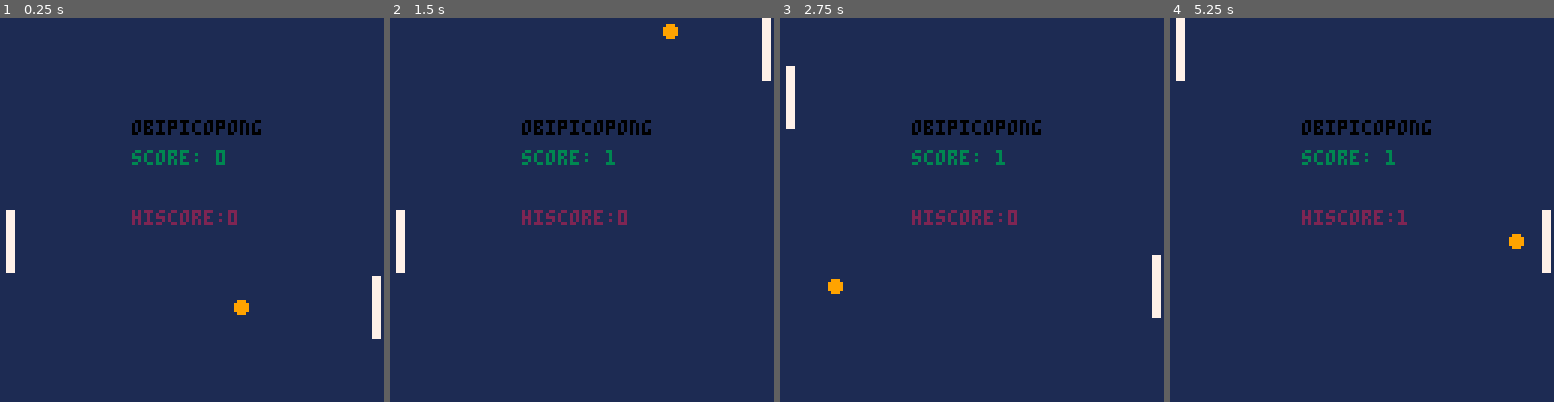
Above: before the commit, frames 1-4 (left to right).
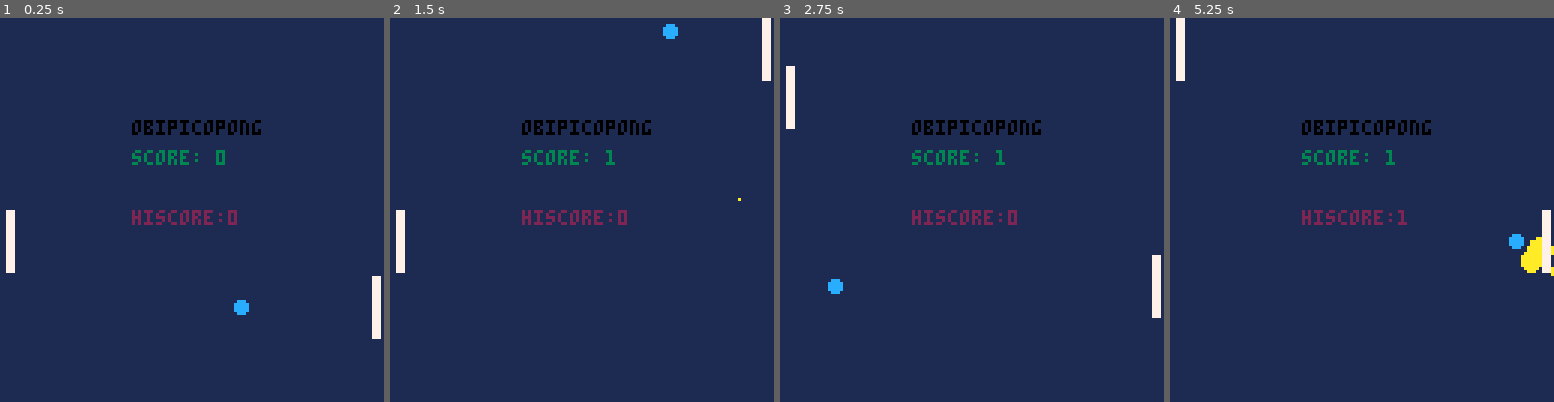
Above: after the commit, the same moments.

Repository: JelleVisser/picopong
Game: PICO-8 cartridge obipicopong.p8
Same seed, same stepped clock (60 frames per second), same inputs: the game is played once before the commit and once after it.
Inputs:
- Up to frame 1 (0.25 s): no input
- Up to frame 2 (1.5 s): tap X (X key) at 0.33, 1.07 s
- Up to frame 3 (2.75 s): tap X (X key) at 1.85 s; hold Up 2.15-2.42 s
- Up to frame 4 (5.25 s): tap X (X key) at 2.97, 4.08, 5.2 s; hold Down 3.63-3.97 s; hold Up 4.73-5.03 s

The runs differ from the first frame. In frame 1, 0.1% of the frame differs, in the area x 60-65%, y 73-78%; in frame 2, 0.1%; in frame 3, 0.1%; in frame 4, 0.5%, in the area x 88-100%, y 56-68%.

Commit message:
Add particle effect on collision

Diff:
--- a/obipicopong.p8
+++ b/obipicopong.p8
@@ -41,10 +41,13 @@
 	player_update()
 	ball_update()
 	opponent_update()
+	particles_update()
 end
 
 function _draw()
 	cls(1)
+
+	particles_draw()
 
 	print("obipicopong", 44,34,0)
 	print("score: "..score, 44, 44,3)
@@ -56,7 +59,7 @@
 
 	rectfill(p.x,p.y,p.x+p.w,p.y+p.h,7)
 	rectfill(o.x,o.y,o.x+o.w,o.y+o.h,7)
-	circfill(ball.x,ball.y,ball.size,9)
+	circfill(ball.x,ball.y,ball.size,12)
 
 end
 -->8
@@ -106,6 +109,7 @@
 function ball_bounce()
 	if(ball.y>128 or ball.y<0) then
 	 ball.vy*=-1
+	 particle_start(ball.x, ball.y,3,5)
 	end
 
 	-- bounce at player
@@ -114,6 +118,7 @@
     ball.x==p.x+p.w)then
   ball.vx*=-1
   score+=1
+  particle_start(ball.x, ball.y,5,12)
   sfx(0)
  end
 
@@ -124,6 +129,7 @@
   ball.vx*=-1
   ball.vy=rnd(6)-3
   score+=1
+  particle_start(ball.x, ball.y,5,12)
   sfx(0)
  end
 
@@ -150,6 +156,65 @@
 	if o.y>128-o.h then
 	 o.y = 128-o.h
 	end
+end
+-->8
+-- particles
+sparks={}
+
+for i=1,200 do
+ add(sparks, {
+ x=0,
+ y=0,
+ vx=0,
+ vy=0,
+ r=0,
+ alive=false,
+ mass=0
+ })
+end
+
+function particle_start(x,y,r,particles)
+	local selected = 0
+	for i=1,#sparks do
+	 if not sparks[i].alive then
+	  sparks[i].x = x
+	  sparks[i].y = y
+	  sparks[i].vely = -1 + rnd(2)
+	  sparks[i].velx = -1 + rnd(2)
+	  sparks[i].mass = 0.5 + rnd(2)
+	  sparks[i].r = 0.5 + rnd(r)
+	  sparks[i].alive = true
+	  selected += 1
+	  if selected == particles then
+	  break end
+	 end
+	end
+end
+
+function particles_update()
+ for i=1,#sparks do
+  if sparks[i].alive then
+   sparks[i].x+=sparks[i].velx /sparks[i].mass
+   sparks[i].y+=sparks[i].vely /sparks[i].mass
+		 sparks[i].r-= 0.1
+		 if sparks[i].r < 0.1 then
+		  sparks[i].alive = false
+		 end
+		end
+	end
+end
+
+function particles_draw()
+ for i=1,#sparks do
+  if sparks[i].alive then
+   circfill(
+   sparks[i].x,
+   sparks[i].y,
+   sparks[i].r,
+   10
+   )
+  end
+ end
 end
 __gfx__
 00000000000000000000000000000000000000000000000000000000000000000000000000000000000000000000000000000000000000000000000000000000
Not shown, changed: obipicopong.js
